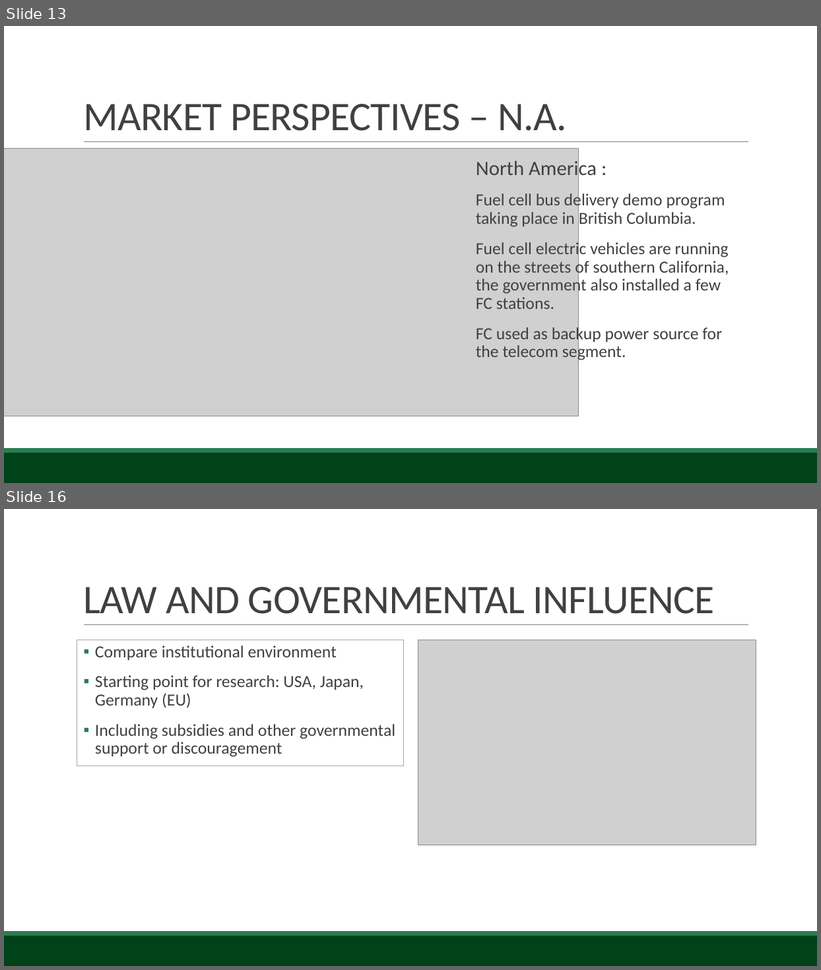
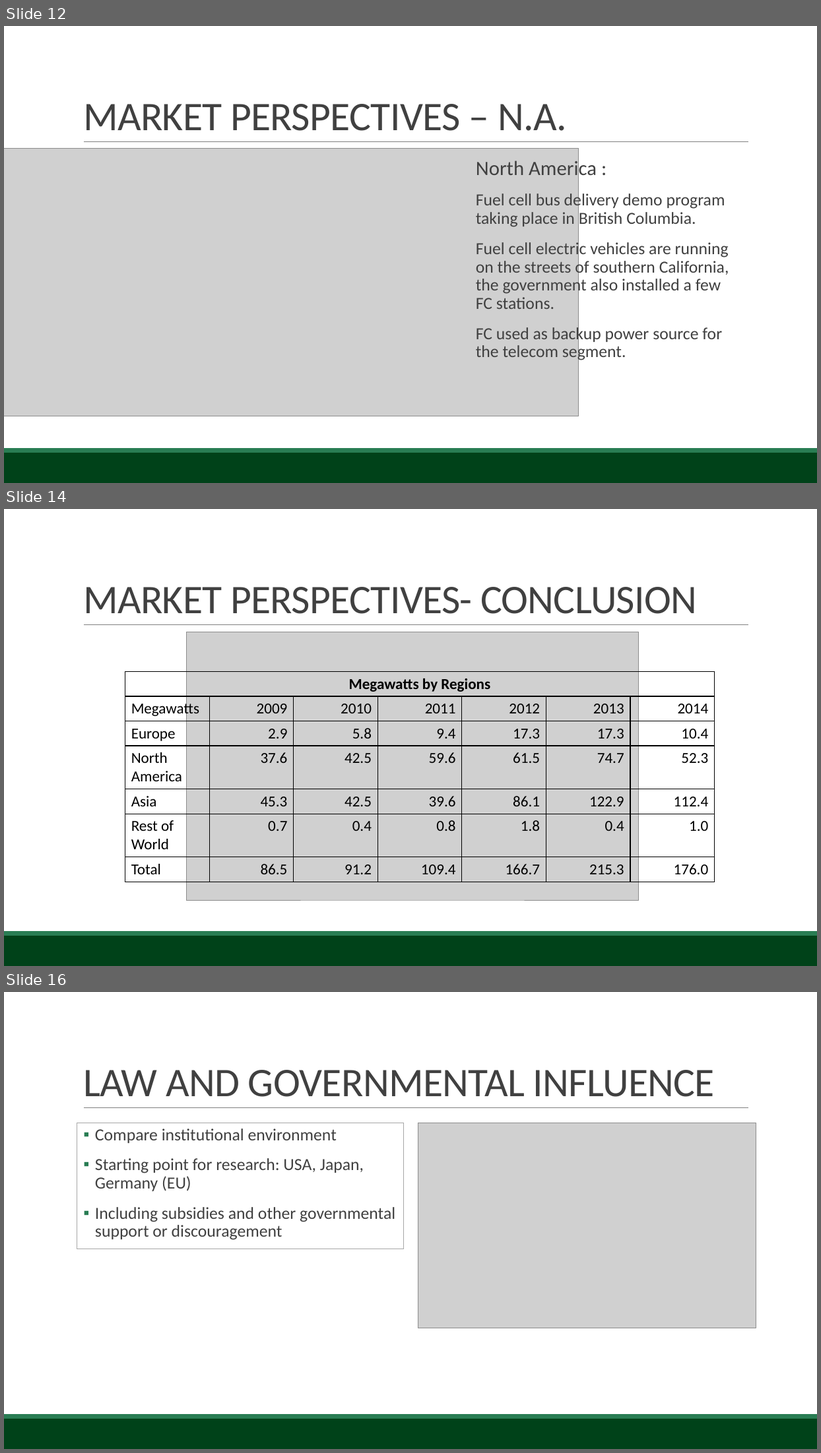
Before and after one commit to BambuGMS/Industry-Analysis-Report, a slide deck: Assignments/Presentations/2015.04.15Presentation_0.1.pptx. Shown one above the other, each under a label of ours: slides 13 and 16 before the commit, slides 12, 14 and 16 after it; the slides between them are not shown. The pictures are 821x970 and 821x1453 pixels, drawn with LibreOffice and Linux fonts; fonts in the diff are those of the drawing; grey boxes stand for pictures; background and template pictures are left out. Boxes give left, top, right and bottom in pixels: in the first picture for what was removed or moved away, otherwise in the second. Text is boxed around its words. In the diff, an @@ line names an element or a change of style, - is before the commit and + after.

Commit message:
added data table to MARKET PERSPECTIVES section

```diff
--- a/Assignments/Presentations/2015.04.15Presentation_0.1.pptx
+++ b/Assignments/Presentations/2015.04.15Presentation_0.1.pptx
@@ slide 14 added at box(4, 509, 817, 966), background #FFFFFF; not listed: 3 template elements that a slide beside it also shows @@
@@ title added at box(83, 587, 697, 614), 48 pt, text #404040 @@
+MARKET PERSPECTIVES- CONCLUSION
@@ picture added at box(186, 632, 638, 900) @@
@@ table added at box(125, 672, 715, 881), 7 rows, 7 columns @@
+Megawatts by Regions |  |  |  |  |  | 
+Megawatts | 2009 | 2010 | 2011 | 2012 | 2013 | 2014
+Europe | 2.9 | 5.8 | 9.4 | 17.3 | 17.3 | 10.4
+North America | 37.6 | 42.5 | 59.6 | 61.5 | 74.7 | 52.3
+Asia | 45.3 | 42.5 | 39.6 | 86.1 | 122.9 | 112.4
+Rest of World | 0.7 | 0.4 | 0.8 | 1.8 | 0.4 | 1.0
+Total | 86.5 | 91.2 | 109.4 | 166.7 | 215.3 | 176.0
@@ what was slide 13 is now slide 12 @@
```
Also in this commit, not shown: 3 slides changed, 1 slide removed.
